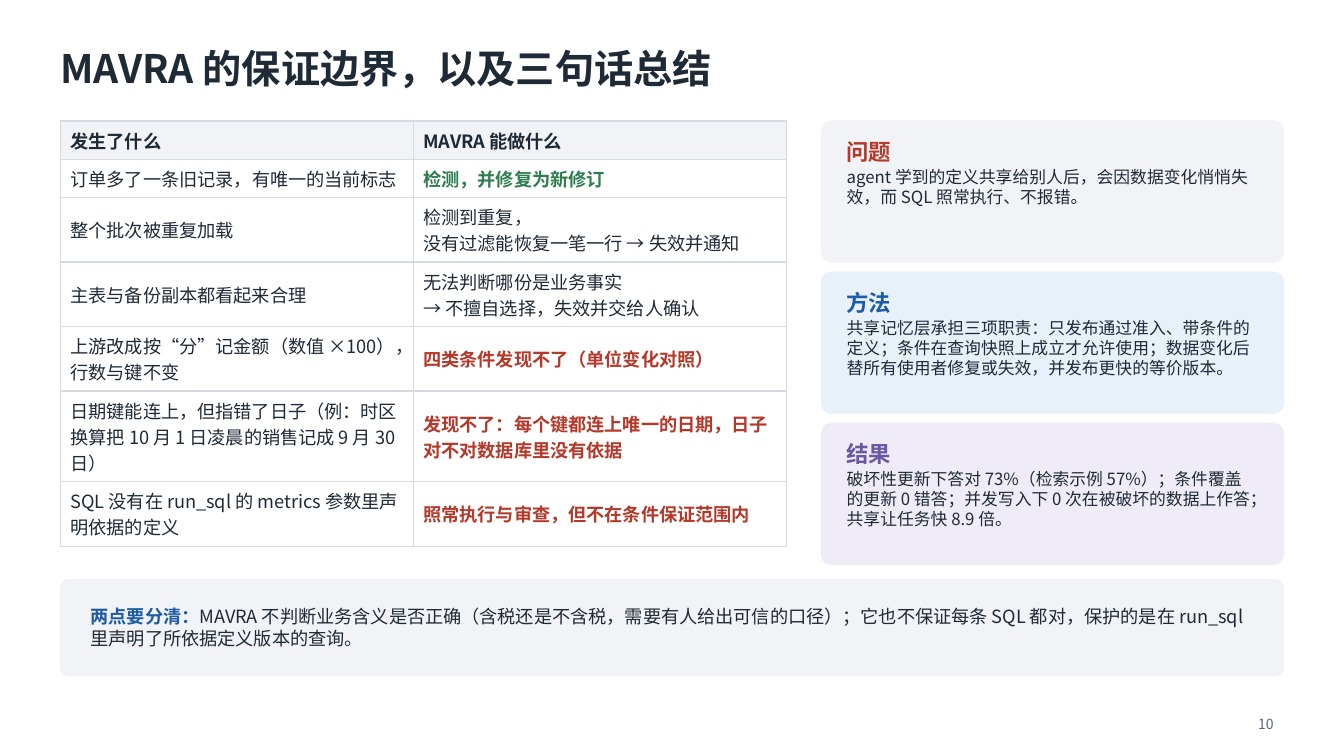
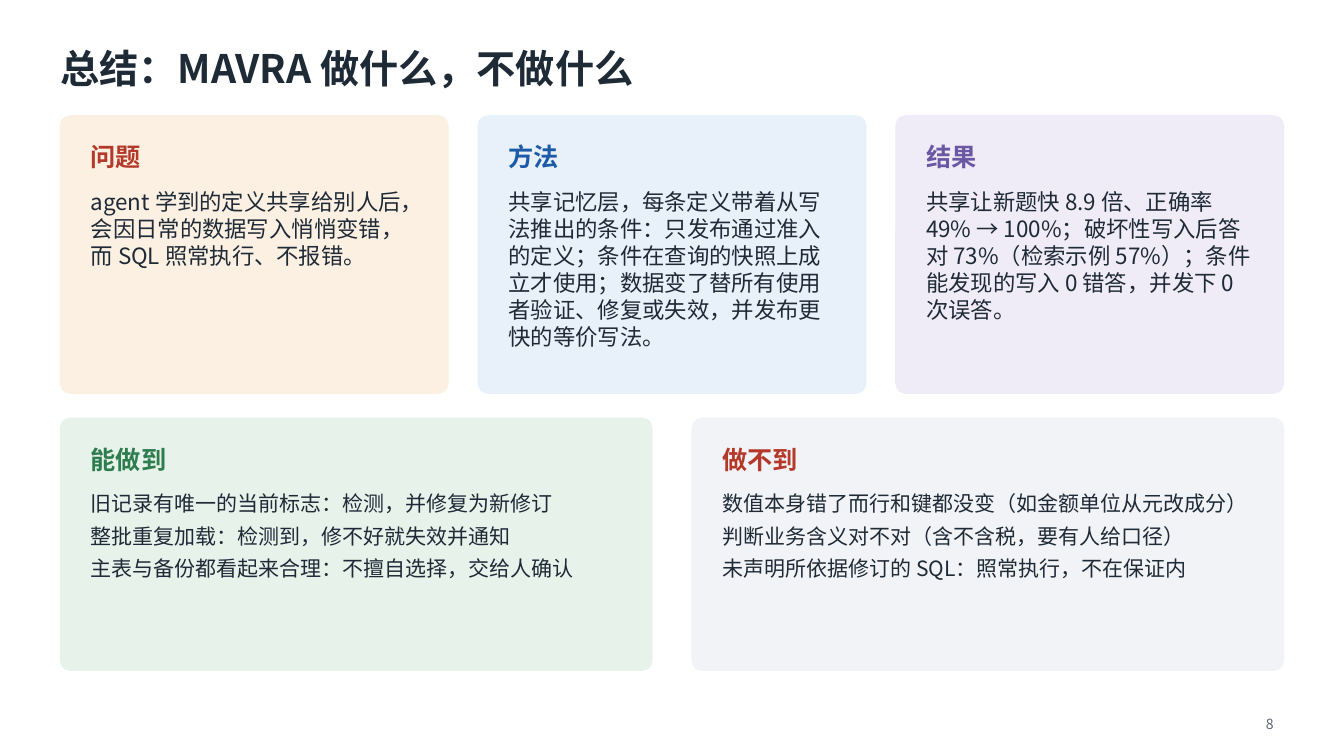
Before and after one commit to mmmttt000045/agent4db-adapter, a slide deck: slide 8 of docs/mavra-system.pptx (slide 10 before the commit). Drawn at 1344x756 pixels with LibreOffice and Linux fonts; fonts in the diff are those of the drawing. Boxes give left, top, right and bottom in pixels: in the first picture for what was removed or moved away, otherwise in the second. Text is boxed around its words. In the diff, an @@ line names an element or a change of style, - is before the commit and + after.

```diff
--- a/docs/mavra-system.pptx
+++ b/docs/mavra-system.pptx
@@ title at [60,49,633,88]: text changed @@
-MAVRA 的保证边界，以及三句话总结
+总结：MAVRA 做什么，不做什么
@@ rounded rectangle added at [60,116,448,393], fill #FBF0E2, outline #FBF0E2 1 pt @@
@@ rounded rectangle added at [478,116,865,393], fill #E8F0FA, outline #E8F0FA 1 pt @@
@@ rounded rectangle added at [896,116,1284,393], fill #EFECF7, outline #EFECF7 1 pt @@
@@ table removed at [60,121,786,540], 7 rows, 2 columns @@
-发生了什么 | MAVRA 能做什么
-订单多了一条旧记录，有唯一的当前标志 | 检测，并修复为新修订
-整个批次被重复加载 | 检测到重复， / 没有过滤能恢复一笔一行 → 失效并通知
-主表与备份副本都看起来合理 | 无法判断哪份是业务事实 / → 不擅自选择，失效并交给人确认
-上游改成按“分”记金额（数值 ×100），行数与键不变 | 四类条件发现不了（单位变化对照）
-日期键能连上，但指错了日子（例：时区换算把 10 月 1 日凌晨的销售记成 9 月 30 日） | 发现不了：每个键都连上唯一的日期，日子对不对数据库里没有依据
-SQL 没有在 run_sql 的 metrics 参数里声明依据的定义 | 照常执行与审查，但不在条件保证范围内
@@ text "问题": place and size @@
-text "问题" at [847,141,892,162]
+text "问题" at [91,145,141,168]
@@ text "方法": place and size @@
-text "方法" at [847,292,892,313]
+text "方法" at [508,144,558,168]
@@ rounded rectangle removed at [822,121,1284,262] @@
@@ size 16 to 18 pt in 3 elements at [91,145,141,168], [508,144,558,168], [926,144,976,168] @@
@@ text "结果": place and size @@
-text "结果" at [847,443,892,464]
+text "结果" at [926,144,976,168]
@@ text at [91,191,423,268]: text changed; size 12 to 16 pt @@
-agent 学到的定义共享给别人后，会因数据变化悄悄失效，而 SQL 照常执行、不报错。
+agent 学到的定义共享给别人后，会因日常的数据写入悄悄变错，而 SQL 照常执行、不报错。
@@ text at [508,191,821,347]: text changed; size 12 to 16 pt @@
-共享记忆层承担三项职责：只发布通过准入、带条件的定义；条件在查询快照上成立才允许使用；数据变化后替所有使用者修复或失效，并发布更快的等价版本。
+共享记忆层，每条定义带着从写法推出的条件：只发布通过准入的定义；条件在查询的快照上成立才使用；数据变了替所有使用者验证、修复或失效，并发布更快的等价写法。
@@ text added at [926,191,1251,320], 16 pt, text #1F2A37 @@
+共享让新题快 8.9 倍、正确率 49% → 100%；破坏性写入后答对 73%（检索示例 57%）；条件能发现的写入 0 错答，并发下 0 次误答。
@@ rounded rectangle removed at [822,272,1284,413] @@
@@ rounded rectangle added at [60,418,652,670], fill #E6F2EA, outline #E6F2EA 1 pt @@
@@ rounded rectangle added at [693,418,1285,670], fill #F1F3F6, outline #F1F3F6 1 pt @@
@@ text added at [91,447,167,471], 18 pt, text #2E7D4F, bold @@
+能做到
@@ text added at [722,447,798,472], 18 pt, text #B5392A, bold @@
+做不到
@@ rounded rectangle removed at [822,423,1284,565] @@
@@ text removed at [847,471,1267,527] @@
-破坏性更新下答对 73%（检索示例 57%）；条件覆盖的更新 0 错答；并发写入下 0 次在被破坏的数据上作答；共享让任务快 8.9 倍。
@@ text added at [91,493,574,578], 15 pt, text #1F2A37 @@
+旧记录有唯一的当前标志：检测，并修复为新修订
+整批重复加载：检测到，修不好就失效并通知
+主表与备份都看起来合理：不擅自选择，交给人确认
@@ text added at [722,493,1247,580], 15 pt, text #1F2A37 @@
+数值本身错了而行和键都没变（如金额单位从元改成分）
+判断业务含义对不对（含不含税，要有人给口径）
+未声明所依据修订的 SQL：照常执行，不在保证内
@@ rounded rectangle removed at [60,580,1284,676] @@
@@ text removed at [91,607,1243,647] @@
-两点要分清：MAVRA 不判断业务含义是否正确（含税还是不含税，需要有人给出可信的口径）；它也不保证每条 SQL 都对，保护的是在 run_sql 里声明了所依据定义版本的查询。
@@ page number at [1266,718,1274,729]: text changed @@
-10
+8
```
Also in this commit, not shown: 4 other slides changed, 3 slides added, 5 slides removed, 23 other files.
